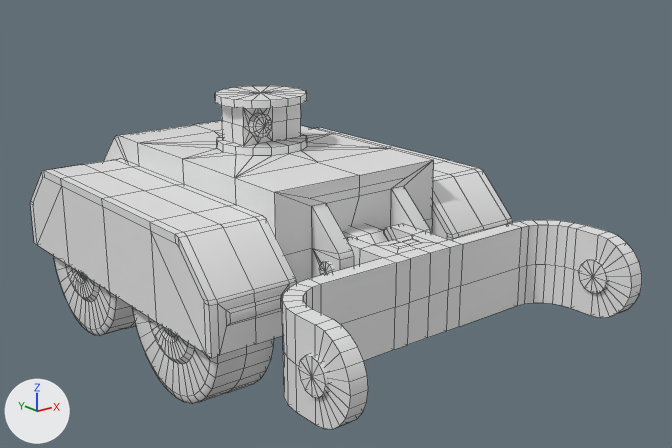
An edit to the Blender file Assets/Mesh/turrets/robotank.blend, drawn before and after from the same camera.
Camera for both pictures: a 50 mm camera at (-1.356, -2.007, 1.038) aimed at (0.071, -0.224, 0.324). The axes (+X, +Y, +Z) are drawn at lower left. The lights are the same throughout. Mesh edges are drawn as thin lines.

In view in the first picture: 'robotank_chassis_fenders', 'robotank_chassis_main', 'robotank_chassis_plow', 'robotank_wheel.001', 'robotank_wheel.004'.
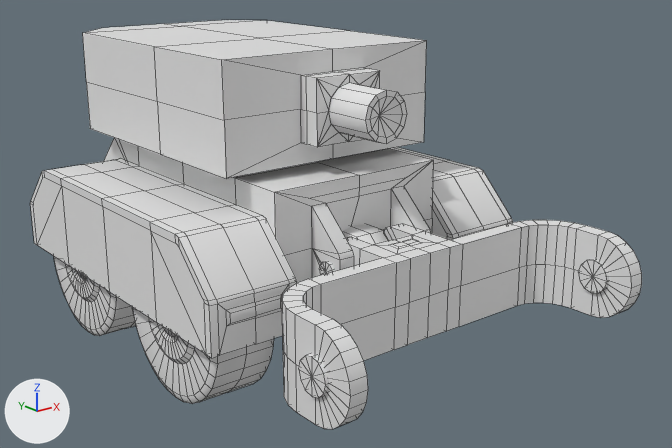
Where the change shows, as pixel boxes (x1, y1, x2, y2) in the pictures (672 x 448 px):
'Cube', added
    after: (83, 20, 427, 179)
    faces in mat_universal_furniture_metal_01a: (83, 20, 427, 179)
    faces in mat_universal_furniture_chrome_01a: (329, 83, 406, 144)
    faces in mat_universal_furniture_rubber_01a: (301, 68, 366, 144)

Diff of the bpy script that builds the scene:
```diff
--- a/Assets/Mesh/turrets/robotank.blend.py
+++ b/Assets/Mesh/turrets/robotank.blend.py
@@ me_cube @@
+me_cube.from_pydata(...)  # 94 vertices, 108 faces; spans x -0.3..0.3, y -0.49..0.5, z 0.0..0.26
+# faces by material slot: [64, 8, 36]
+me_cube.materials.append(mat_universal_furniture_metal_01a)
+me_cube.materials.append(mat_universal_furniture_rubber_01a)
+me_cube.materials.append(mat_universal_furniture_chrome_01a)
@@ ob_cube @@
+ob_cube = bpy.data.objects.new('Cube', me_cube)
+ob_cube.location = (0.0, 0.0, 0.52)
```
